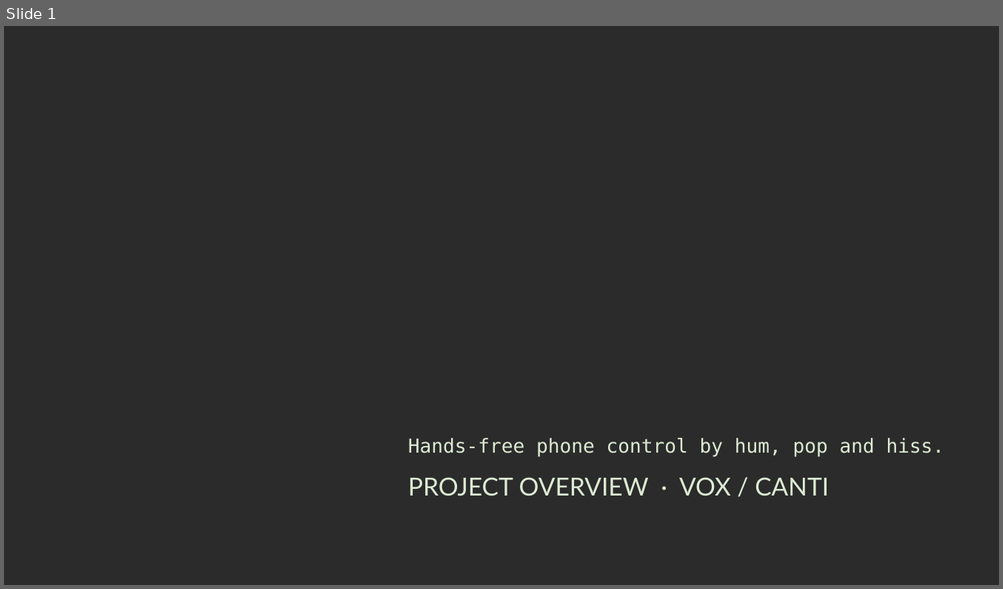
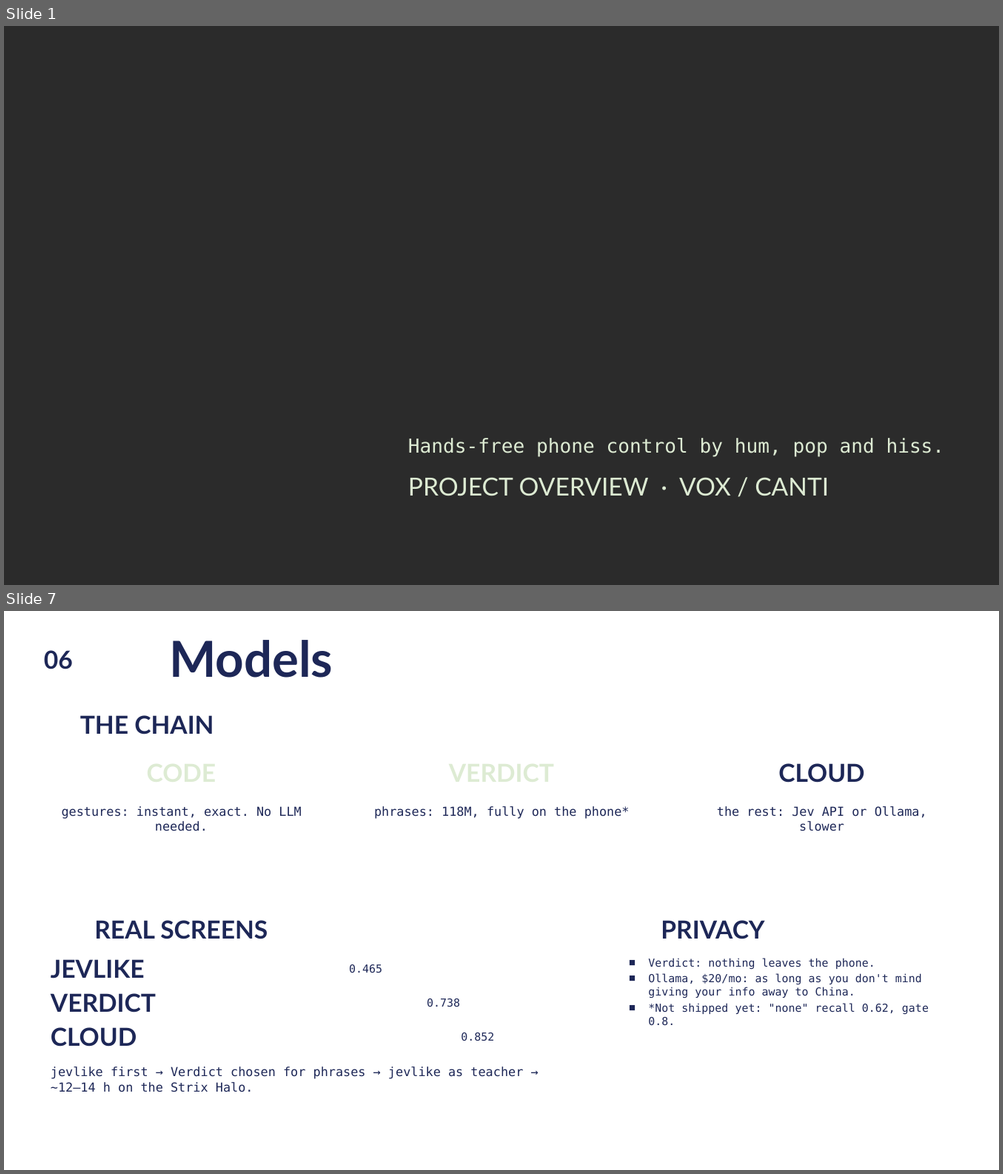
Before and after one commit to dxcently/Canti, a slide deck: docs/canti-overview.pptx. Shown one above the other, each under a label of ours: slide 1 before the commit, slides 1 and 7 after it; the slides between them are not shown. The pictures are 1003x589 and 1003x1174 pixels, drawn with LibreOffice and Linux fonts; fonts in the diff are those of the drawing; background and template pictures are left out; a plain dark background stands for a picture behind light text. Boxes give left, top, right and bottom in pixels: in the first picture for what was removed or moved away, otherwise in the second. Text is boxed around its words. In the diff, an @@ line names an element or a change of style, - is before the commit and + after.

```diff
--- a/docs/canti-overview.pptx
+++ b/docs/canti-overview.pptx
@@ slide 7 added at (x1=4, y1=611, x2=999, y2=1170), background picture (left out) @@
@@ text added at (x1=44, y1=650, x2=73, y2=669), 18 pt, text #1D2757, bold @@
+06
@@ text added at (x1=169, y1=640, x2=333, y2=678), 36 pt, text #1D2757, bold @@
+Models
@@ text added at (x1=80, y1=715, x2=213, y2=735), 18 pt, text #1D2757, bold @@
+THE CHAIN
@@ text added at (x1=51, y1=752, x2=311, y2=795), 18 pt, text #DDEBD3, bold @@
+CODE
@@ text added at (x1=371, y1=752, x2=632, y2=795), 18 pt, text #DDEBD3, bold @@
+VERDICT
@@ text added at (x1=778, y1=763, x2=864, y2=783), 18 pt, text #1D2757, bold @@
+CLOUD
@@ text added at (x1=62, y1=806, x2=301, y2=832), 9 pt, text #1D2757 @@
+gestures: instant, exact. No LLM needed.
@@ text added at (x1=374, y1=806, x2=629, y2=819), 9 pt, text #1D2757 @@
+phrases: 118M, fully on the phone*
@@ text added at (x1=717, y1=806, x2=927, y2=832), 9 pt, text #1D2757 @@
+the rest: Jev API or Ollama, slower
@@ text added at (x1=94, y1=920, x2=267, y2=940), 18 pt, text #1D2757, bold @@
+REAL SCREENS
@@ text added at (x1=660, y1=920, x2=764, y2=940), 18 pt, text #1D2757, bold @@
+PRIVACY
@@ text added at (x1=51, y1=960, x2=145, y2=979), 18 pt, text #1D2757, bold @@
+JEVLIKE
@@ text added at (x1=349, y1=965, x2=382, y2=974), 8 pt, text #1D2757 @@
+0.465
@@ text added at (x1=648, y1=958, x2=928, y2=1026), 8 pt, text #1D2757 @@
+■ Verdict: nothing leaves the phone.
+■ Ollama, $20/mo: as long as you don't mind giving your info away to China.
+■ *Not shipped yet: "none" recall 0.62, gate 0.8.
@@ text added at (x1=51, y1=994, x2=156, y2=1013), 18 pt, text #1D2757, bold @@
+VERDICT
@@ text added at (x1=427, y1=999, x2=460, y2=1008), 8 pt, text #1D2757 @@
+0.738
@@ text added at (x1=51, y1=1028, x2=136, y2=1047), 18 pt, text #1D2757, bold @@
+CLOUD
@@ text added at (x1=461, y1=1033, x2=494, y2=1042), 8 pt, text #1D2757 @@
+0.852
@@ text added at (x1=51, y1=1067, x2=523, y2=1093), 9 pt, text #1D2757 @@
+jevlike first → Verdict chosen for phrases → jevlike as teacher → ~12–14 h on the Strix Halo.
```
Also in this commit, not shown: 14 slides changed, 12 other slides added, 6 slides removed, 4 other files.
